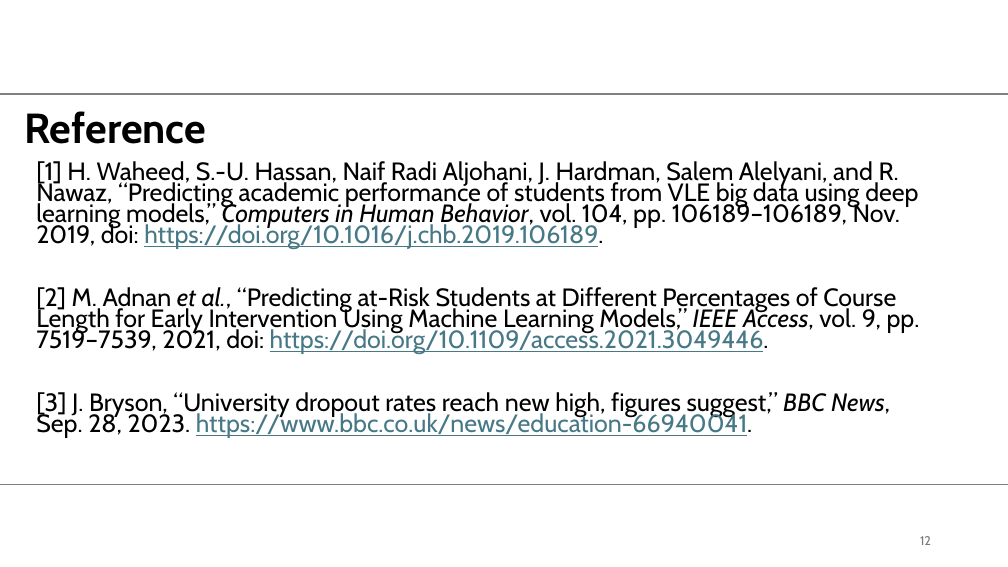
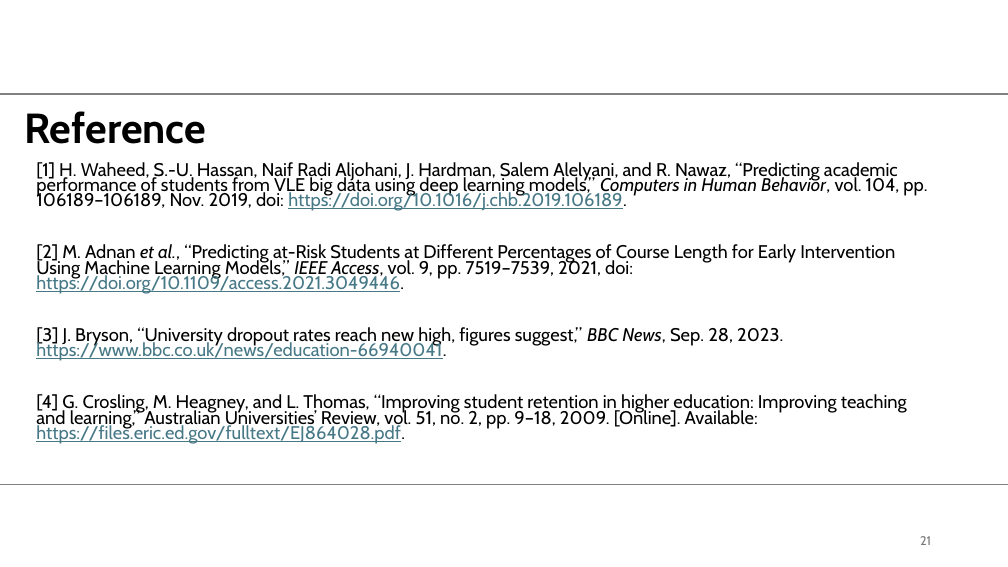
Before and after one commit to MScProjs/MScProject2025-Ali-Suhail, a slide deck: slide 21 of documents/presentation drafts/2605549_presentation.pptx (slide 12 before the commit). Drawn at 1008x567 pixels with LibreOffice and Linux fonts; fonts in the diff are those of the drawing; background and template pictures are left out. Boxes give left, top, right and bottom in pixels: in the first picture for what was removed or moved away, otherwise in the second. Text is boxed around its words. In the diff, an @@ line names an element or a change of style, - is before the commit and + after.

```diff
--- a/documents/presentation drafts/2605549_presentation.pptx
+++ b/documents/presentation drafts/2605549_presentation.pptx
@@ text at [36, 162, 927, 361]: size 23.8 to 17.5 pt in "[1] H. Waheed, S.-U. Hassan, Naif Radi ...", "[2] M. Adnan et al., “Predicting at-Risk ...", "[3] J. Bryson, “University dropout rates reach ..." @@
@@ text at [36, 394, 907, 444]: paragraph added @@
+[4] G. Crosling, M. Heagney, and L. Thomas, “Improving student retention in higher education: Improving teaching and learning,” Australian Universities’ Review, vol. 51, no. 2, pp. 9–18, 2009. [Online]. Available: https://files.eric.ed.gov/fulltext/EJ864028.pdf.
@@ page number at [920, 536, 931, 545]: text changed @@
-12
+21
```
Also in this commit, not shown: 6 other slides changed, 13 slides added, 4 slides removed, 1 other file.
